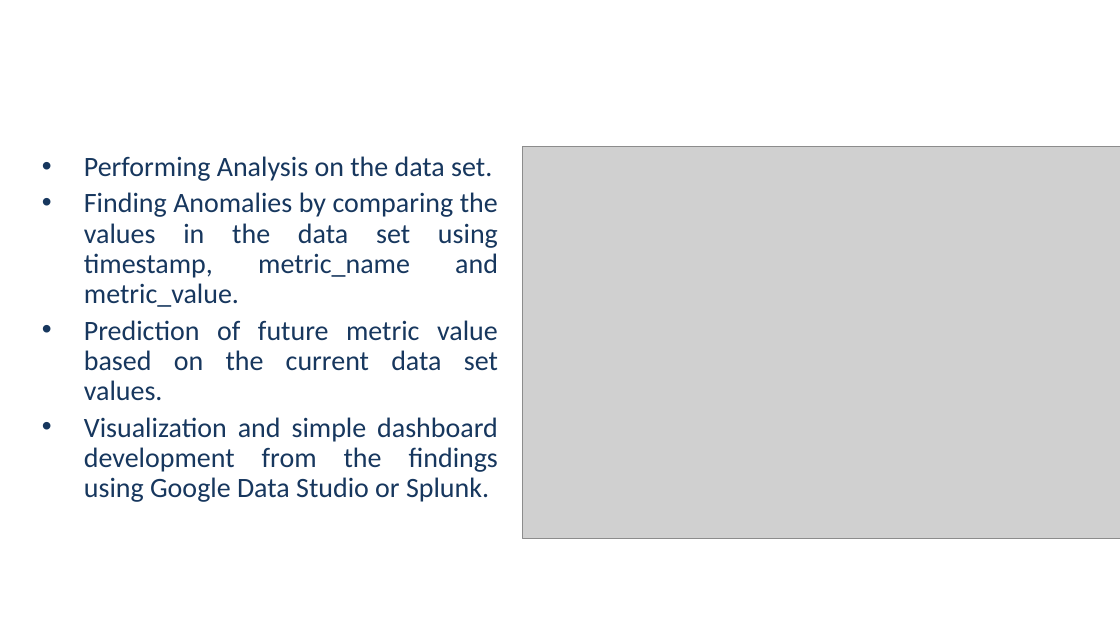
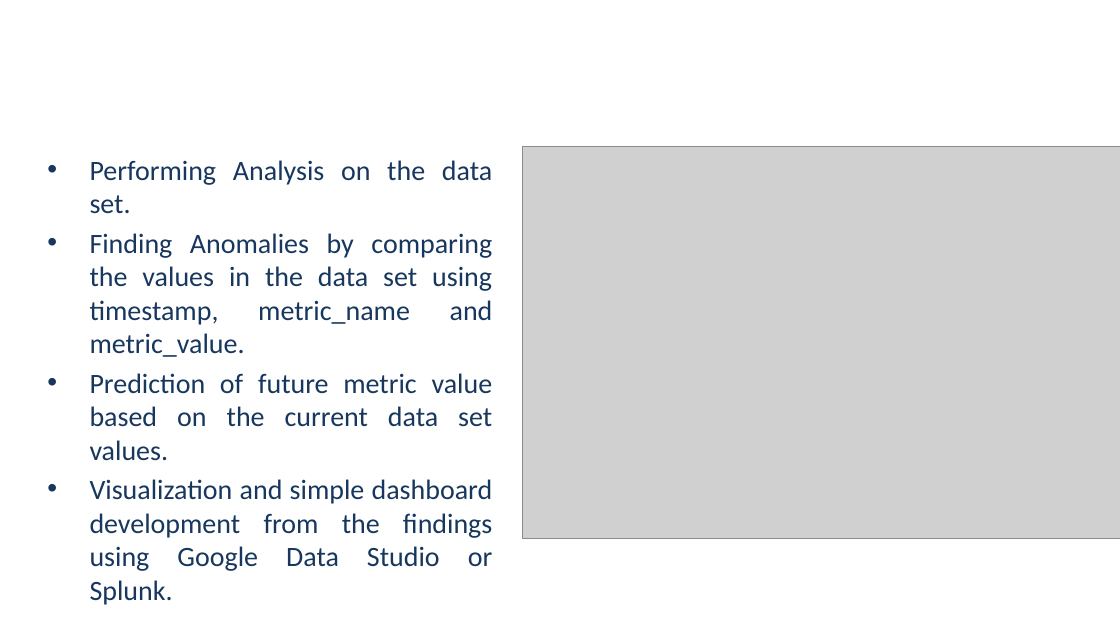
Before and after one commit to UNCG-CSE/G_Suite_Metrics, a slide deck: slide 4 of doc/G-suite review ppt.pptx. Drawn at 1120x630 pixels with LibreOffice and Linux fonts; fonts in the diff are those of the drawing; grey boxes stand for pictures; background and template pictures are left out. Boxes give left, top, right and bottom in pixels: in the first picture for what was removed or moved away, otherwise in the second. Text is boxed around its words. In the diff, an @@ line names an element or a change of style, - is before the commit and + after.

```diff
--- a/doc/G-suite review ppt.pptx
+++ b/doc/G-suite review ppt.pptx
@@ title "GOALS OF THE PROJECT" at [220, 373, 265, 427]: size 32 to 32.4 pt @@
@@ text "Performing Analysis on the data ..." at [90, 160, 493, 571]: line spacing 0.9 to 1 @@
```
Also in this commit, not shown: 6 other slides changed.
